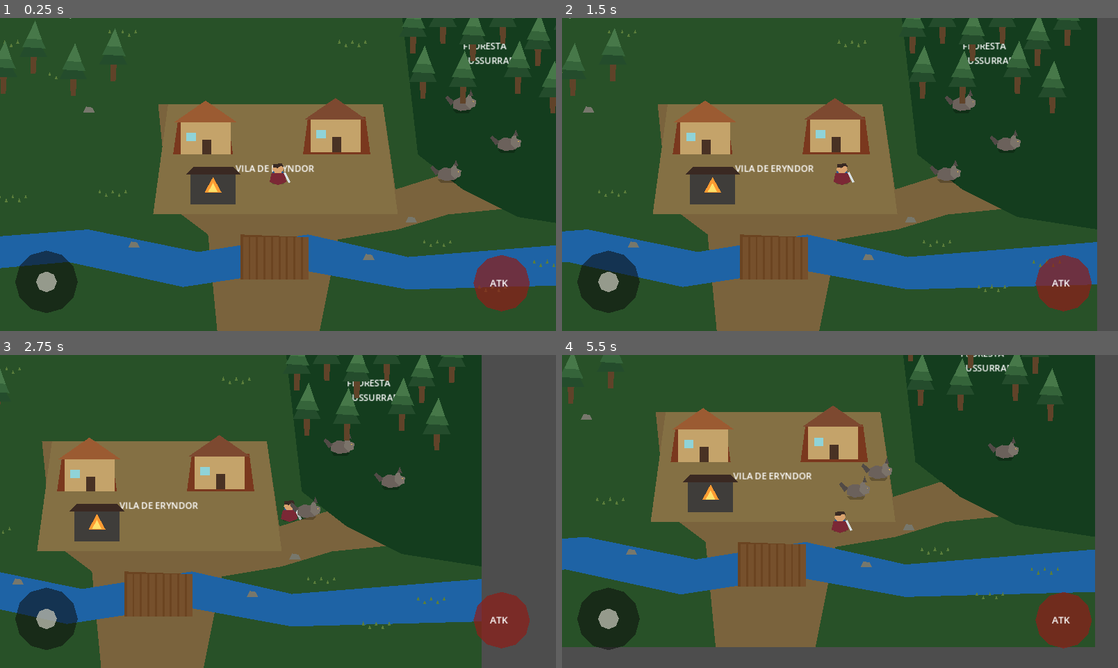
Above: before the commit, frames 1-4 (two rows, left to right).
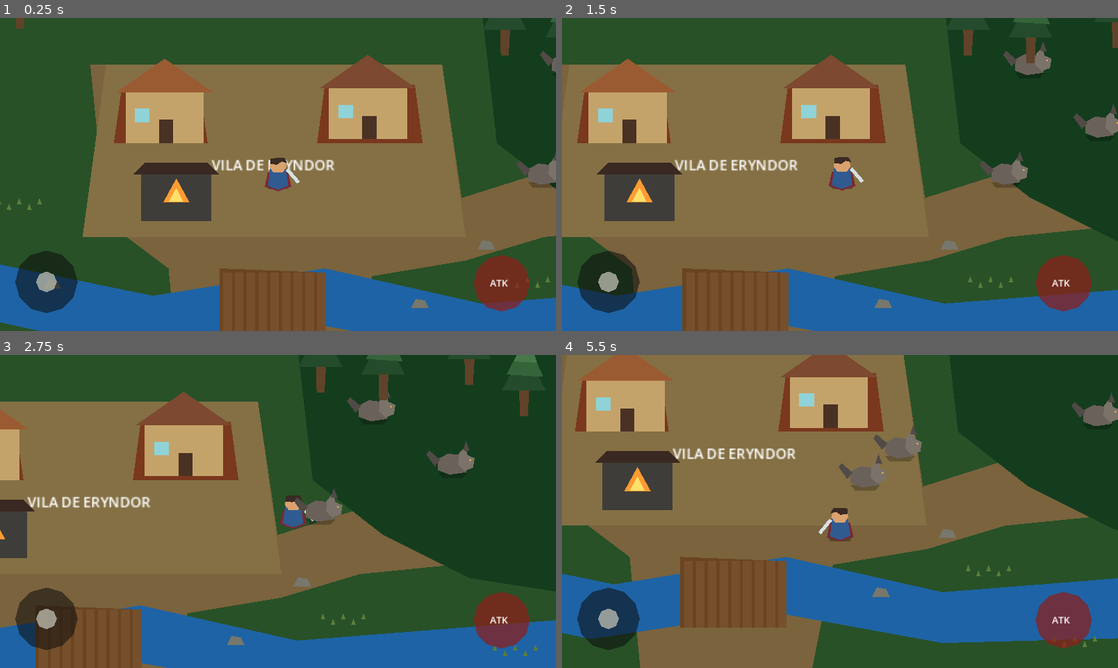
Above: after the commit, the same moments.

Repository: Surgaj/Aervalon
Game: Godot game, scene res://scenes/world/eryndor.tscn
Same seed, same stepped clock (60 frames per second), same inputs: the game is played once before the commit and once after it.
Inputs (mouse positions are in pixels of both pictures, inside the frame that each line leads up to):
- Up to frame 1 (0.25 s): no input
- Up to frame 2 (1.5 s): tap Enter at 0.5 s; move the mouse to (962, 158) at 0.52 s; hold D (move_right) 0.53-1.25 s; tap Space (attack) at 0.6 s; click (962, 158) at 0.67 s; drag from (728, 190) to (851, 174) at 1.27 s
- Up to frame 3 (2.75 s): move the mouse to (333, 442) at 2.02 s; hold D (move_right) from 2.03 s (still down); tap Space (attack) at 2.1 s
- Up to frame 4 (5.5 s): release D (move_right) at 2.75 s; drag from (812, 574) to (673, 464) at 2.77 s; move the mouse to (1006, 558) at 3.52 s; hold A (move_left) 3.53-4.25 s; tap Space (attack) at 3.6, 5.1 s; drag from (673, 464) to (828, 511) at 4.27 s; move the mouse to (867, 511) at 5.02 s; hold S (move_down) from 5.03 s (still down); click (867, 511) at 5.17 s

The runs differ from the first frame. In frame 1, 52% of the frame differs, in the area x 0-100%, y 0-100%; in frame 2, 55%; in frame 3, 54%; in frame 4, 62%.
Error before the commit: Invalid access to property or key 'position' on a base object of type 'null instance'. (res://scripts/player.gd:21)
Error after the commit: Invalid access to property or key 'position' on a base object of type 'null instance'. (res://scripts/enemy.gd:17)

Commit message:
feat: close camera and animated player rig

Diff:
--- a/scenes/actors/player.tscn
+++ b/scenes/actors/player.tscn
@@ -1,43 +1,43 @@
 [gd_scene load_steps=4 format=3]
-
 [ext_resource path="res://scripts/player.gd" type="Script" id="1"]
 [sub_resource type="CapsuleShape2D" id="Capsule"]
-radius = 12.0
-height = 30.0
+radius=12.0
+height=30.0
 [sub_resource type="CircleShape2D" id="Attack"]
-radius = 34.0
-
+radius=34.0
 [node name="Player" type="CharacterBody2D" groups=["player"]]
-collision_layer = 2
-collision_mask = 1
-script = ExtResource("1")
+collision_layer=2
+collision_mask=1
+script=ExtResource("1")
 [node name="Shadow" type="Polygon2D" parent="."]
-polygon = PackedVector2Array(-16,13,16,13,11,19,-11,19)
-color = Color(0,0,0,0.28)
-[node name="Body" type="Polygon2D" parent="."]
-polygon = PackedVector2Array(-10,-9,10,-9,13,14,0,19,-13,14)
-color = Color(0.192,0.357,0.569,1)
-[node name="Cloak" type="Polygon2D" parent="."]
-polygon = PackedVector2Array(-13,-3,13,-3,17,15,0,21,-17,15)
-color = Color(0.486,0.157,0.208,1)
-[node name="Head" type="Polygon2D" parent="."]
-polygon = PackedVector2Array(-8,-20,8,-20,11,-10,6,-3,-6,-3,-11,-10)
-color = Color(0.851,0.639,0.435,1)
-[node name="Hair" type="Polygon2D" parent="."]
-polygon = PackedVector2Array(-10,-21,8,-22,12,-15,5,-17,-1,-13,-10,-14)
-color = Color(0.224,0.165,0.141,1)
-[node name="Sword" type="Polygon2D" parent="."]
-polygon = PackedVector2Array(11,-3,15,-5,25,15,21,17)
-color = Color(0.847,0.882,0.894,1)
+polygon=PackedVector2Array(-17,13,17,13,12,19,-12,19)
+color=Color(0,0,0,0.3)
+[node name="Visual" type="Node2D" parent="."]
+[node name="Cloak" type="Polygon2D" parent="Visual"]
+polygon=PackedVector2Array(-13,-3,13,-3,17,15,0,21,-17,15)
+color=Color(0.486,0.157,0.208,1)
+[node name="Body" type="Polygon2D" parent="Visual"]
+polygon=PackedVector2Array(-10,-9,10,-9,13,14,0,19,-13,14)
+color=Color(0.192,0.357,0.569,1)
+[node name="Head" type="Polygon2D" parent="Visual"]
+polygon=PackedVector2Array(-8,-20,8,-20,11,-10,6,-3,-6,-3,-11,-10)
+color=Color(0.851,0.639,0.435,1)
+[node name="Hair" type="Polygon2D" parent="Visual"]
+polygon=PackedVector2Array(-10,-21,8,-22,12,-15,5,-17,-1,-13,-10,-14)
+color=Color(0.224,0.165,0.141,1)
+[node name="Sword" type="Polygon2D" parent="Visual"]
+polygon=PackedVector2Array(11,-3,15,-5,25,15,21,17)
+color=Color(0.847,0.882,0.894,1)
+rotation=-0.25
 [node name="CollisionShape2D" type="CollisionShape2D" parent="."]
-shape = SubResource("Capsule")
+shape=SubResource("Capsule")
 [node name="AttackArea" type="Area2D" parent="."]
-collision_layer = 0
-collision_mask = 4
-monitoring = true
+collision_layer=0
+collision_mask=4
+monitoring=true
 [node name="CollisionShape2D" type="CollisionShape2D" parent="AttackArea"]
-shape = SubResource("Attack")
+shape=SubResource("Attack")
 [node name="Camera2D" type="Camera2D" parent="."]
-position_smoothing_enabled = true
-position_smoothing_speed = 7.0
-zoom = Vector2(1.15,1.15)
+position_smoothing_enabled=true
+position_smoothing_speed=8.0
+zoom=Vector2(1.8,1.8)
